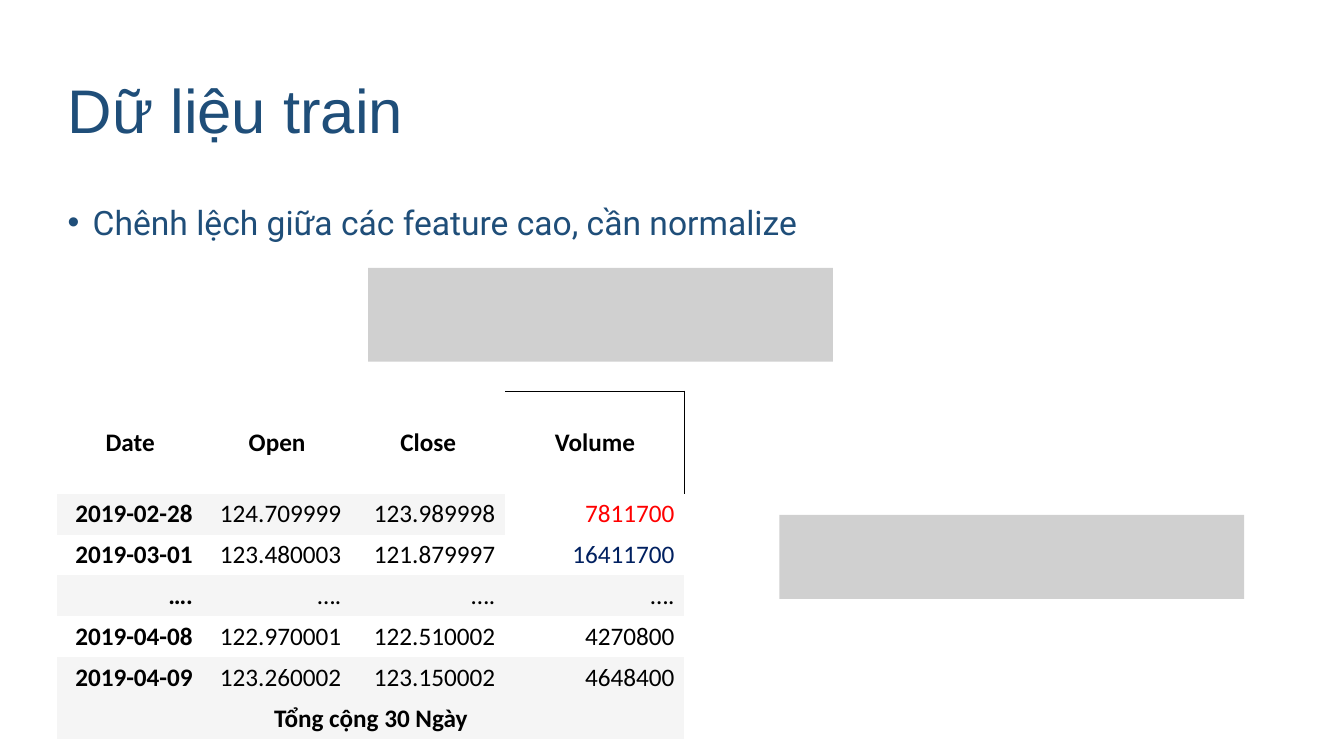
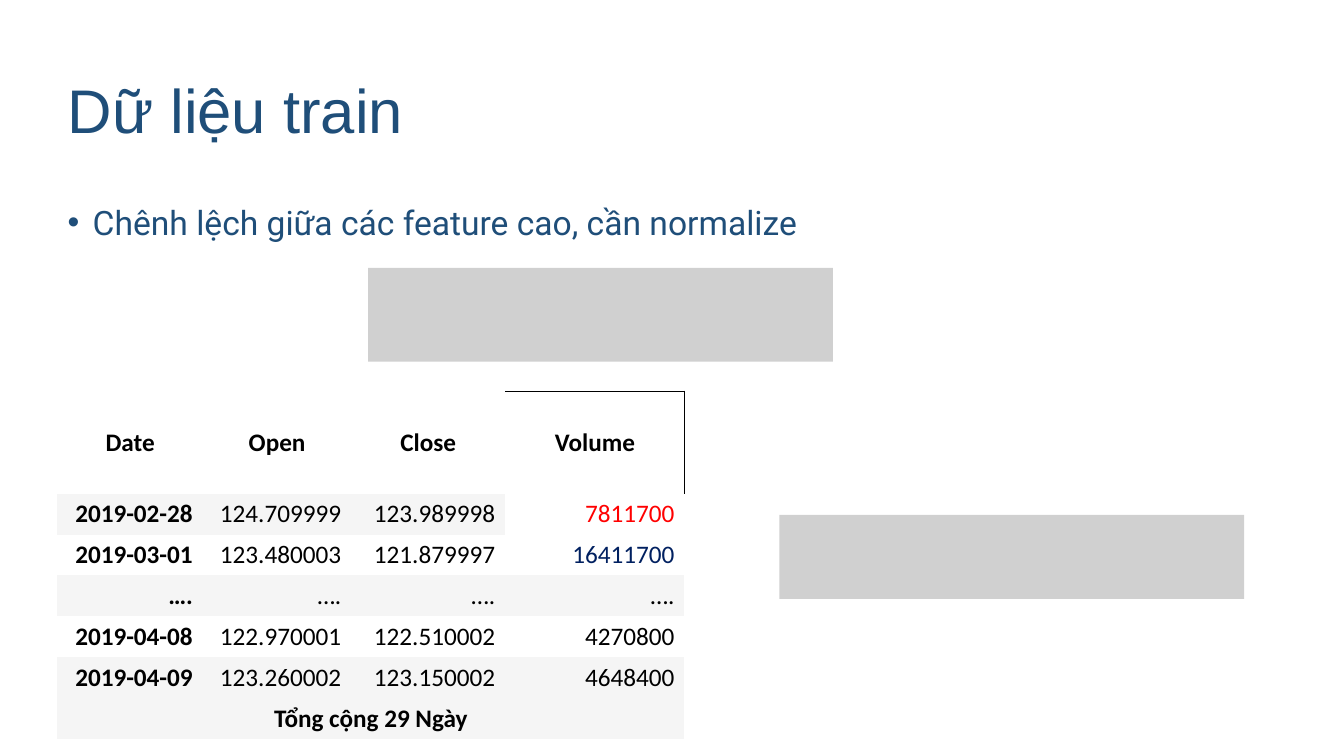
Before and after one commit to izzeroone/gold-prediction, a slide deck: slide 6 of slide.pptx. Drawn at 1344x756 pixels with LibreOffice and Linux fonts; fonts in the diff are those of the drawing; grey boxes stand for pictures. Boxes give left, top, right and bottom in pixels: in the first picture for what was removed or moved away, otherwise in the second. Text is boxed around its words. In the diff, an @@ line names an element or a change of style, - is before the commit and + after.

```diff
--- a/slide.pptx
+++ b/slide.pptx
@@ table at [57,391,685,736] @@
-row 7, column 1: Tổng cộng 30 Ngày
+row 7, column 1: Tổng cộng 29 Ngày
```
Also in this commit, not shown: 4 other slides changed, 1 slide added, 9 other files.
